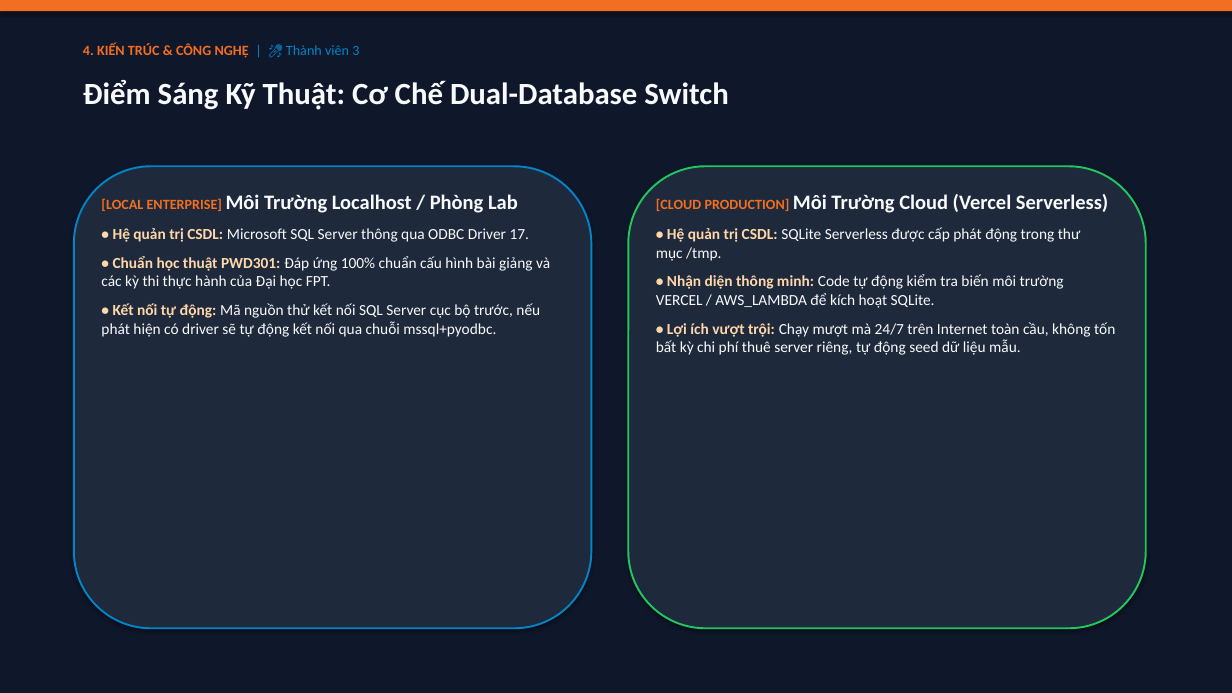
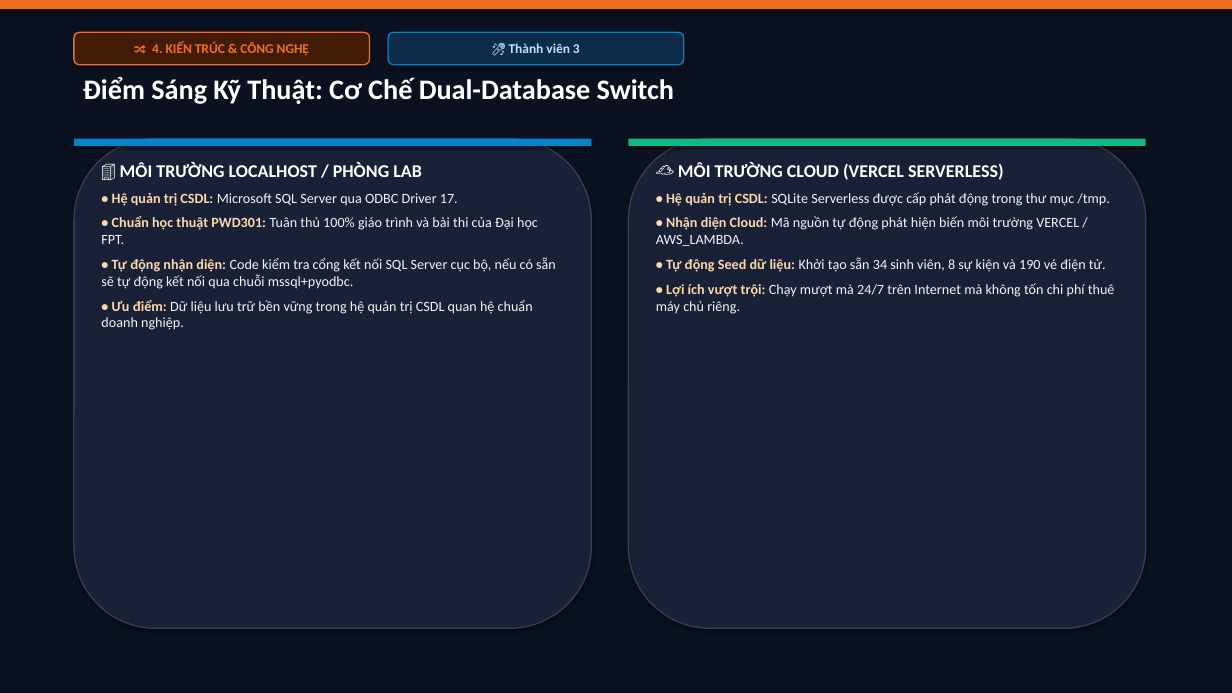
Before and after one commit to CongDung0506/FPTU-EventHub, a slide deck: slide 16 of SLIDE_THUYET_TRINH_FPTU_EVENTHUB.pptx. Drawn at 1232x693 pixels with LibreOffice and Linux fonts; fonts in the diff are those of the drawing. Boxes give left, top, right and bottom in pixels: in the first picture for what was removed or moved away, otherwise in the second. Text is boxed around its words. In the diff, an @@ line names an element or a change of style, - is before the commit and + after.

```diff
--- a/SLIDE_THUYET_TRINH_FPTU_EVENTHUB.pptx
+++ b/SLIDE_THUYET_TRINH_FPTU_EVENTHUB.pptx
@@ rectangle at box(0, 0, 1232, 693): fill #0F172A to #0B1120 @@
@@ rounded rectangle "🔀 4. KIẾN TRÚC & ...": place and size @@
-rounded rectangle "🔀 4. KIẾN TRÚC & ..." at box(83, 43, 359, 58)
+rounded rectangle "🔀 4. KIẾN TRÚC & ..." at box(74, 32, 370, 65)
@@ rounded rectangle "🔀 4. KIẾN TRÚC & ..." at box(74, 32, 370, 65): vertical alignment top to middle; fill none to #431C06; outline none to #F26F21 1 pt; shadow on @@
@@ text in rounded rectangle at box(152, 42, 309, 55): text changed; size 11 to 10.5 pt @@
-4. KIẾN TRÚC & CÔNG NGHỆ | 🎤 Thành viên 3
+🔀 4. KIẾN TRÚC & CÔNG NGHỆ
@@ rounded rectangle added at box(388, 32, 684, 65), fill #0C2C4A, outline #0284C7 1 pt, 10.5 pt, text #BAE6FD, bold @@
+🎤 Thành viên 3
@@ text "Điểm Sáng Kỹ Thuật: Cơ ..." at box(83, 77, 674, 104): size 24 to 22 pt, text colour #F8FAFC to #FFFFFF @@
@@ rounded rectangle: place and size @@
-rounded rectangle at box(74, 166, 592, 628)
+rounded rectangle at box(74, 139, 592, 628)
@@ rounded rectangle at box(74, 139, 592, 628): fill #1E293B to #182135; outline #0284C7 1.5 pt to #334155 1 pt @@
@@ rounded rectangle added at box(74, 139, 592, 146), fill #0284C7 @@
@@ rounded rectangle: place and size @@
-rounded rectangle at box(628, 166, 1146, 628)
+rounded rectangle at box(628, 139, 1146, 628)
@@ rounded rectangle at box(628, 139, 1146, 628): fill #1E293B to #182135; outline #22C55E 1.5 pt to #334155 1 pt @@
@@ rounded rectangle added at box(628, 139, 1146, 146), fill #10B981 @@
@@ text at box(101, 163, 556, 330): text changed; size 12 to 11 pt; text colour #F8FAFC to #F1F5F9 @@
-[LOCAL ENTERPRISE] Môi Trường Localhost / Phòng Lab
-• Hệ quản trị CSDL: Microsoft SQL Server thông qua ODBC Driver 17.
-• Chuẩn học thuật PWD301: Đáp ứng 100% chuẩn cấu hình bài giảng và các kỳ thi thực hành của Đại học FPT.
-• Kết nối tự động: Mã nguồn thử kết nối SQL Server cục bộ trước, nếu phát hiện có driver sẽ tự động kết nối qua chuỗi mssql+pyodbc.
+🏢 MÔI TRƯỜNG LOCALHOST / PHÒNG LAB
+• Hệ quản trị CSDL: Microsoft SQL Server qua ODBC Driver 17.
+• Chuẩn học thuật PWD301: Tuân thủ 100% giáo trình và bài thi của Đại học FPT.
+• Tự động nhận diện: Code kiểm tra cổng kết nối SQL Server cục bộ, nếu có sẵn sẽ tự động kết nối qua chuỗi mssql+pyodbc.
+• Ưu điểm: Dữ liệu lưu trữ bền vững trong hệ quản trị CSDL quan hệ chuẩn doanh nghiệp.
@@ text "☁️ MÔI TRƯỜNG CLOUD (VERCEL ...": place and size @@
-text "☁️ MÔI TRƯỜNG CLOUD (VERCEL ..." at box(656, 194, 1115, 355)
+text "☁️ MÔI TRƯỜNG CLOUD (VERCEL ..." at box(656, 163, 1115, 314)
@@ text at box(678, 163, 1004, 180): text changed; size 16 to 14 pt; text colour #F8FAFC to #FFFFFF @@
-[CLOUD PRODUCTION] Môi Trường Cloud (Vercel Serverless)
+☁️ MÔI TRƯỜNG CLOUD (VERCEL SERVERLESS)
@@ text at box(666, 192, 1109, 206): size 12 to 11 pt in "• Hệ quản trị CSDL: SQLite Serverless ..."; text colour #F8FAFC to #F1F5F9 in "SQLite Serverless được cấp phát động trong ..."; less space between paragraphs @@
@@ text at box(656, 216, 1115, 314): text changed; size 12 to 11 pt; text colour #F8FAFC to #F1F5F9 @@
-• Nhận diện thông minh: Code tự động kiểm tra biến môi trường VERCEL / AWS_LAMBDA để kích hoạt SQLite.
-• Lợi ích vượt trội: Chạy mượt mà 24/7 trên Internet toàn cầu, không tốn bất kỳ chi phí thuê server riêng, tự động seed dữ liệu mẫu.
+• Nhận diện Cloud: Mã nguồn tự động phát hiện biến môi trường VERCEL / AWS_LAMBDA.
+• Tự động Seed dữ liệu: Khởi tạo sẵn 34 sinh viên, 8 sự kiện và 190 vé điện tử.
+• Lợi ích vượt trội: Chạy mượt mà 24/7 trên Internet mà không tốn chi phí thuê máy chủ riêng.
```
Also in this commit, not shown: 23 other slides changed, 2 slides added, 2 slides removed, 2 other files.
